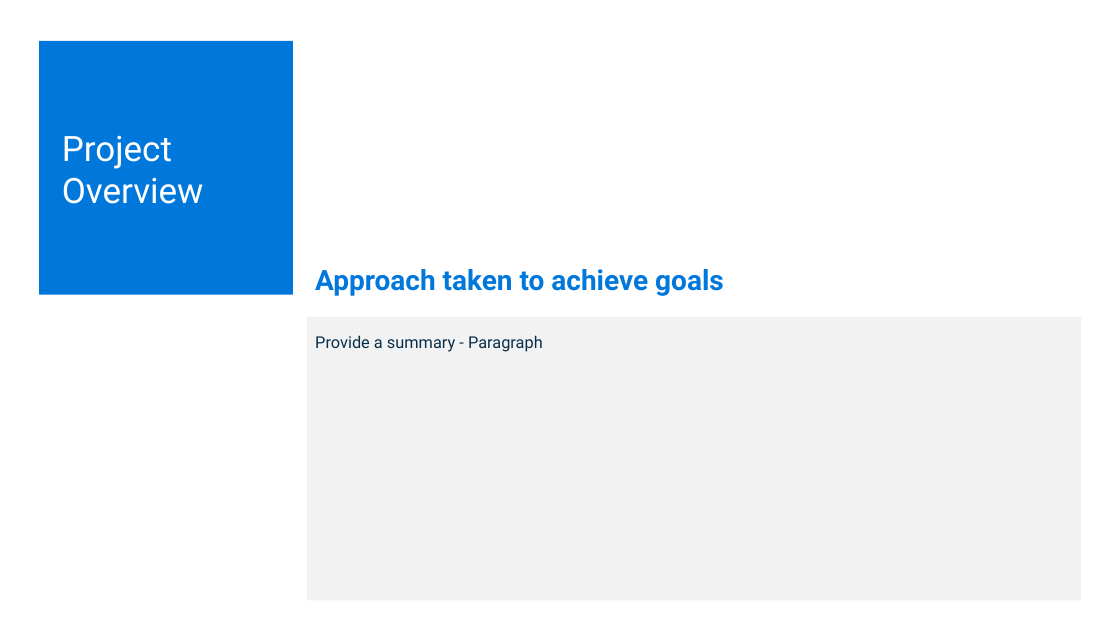
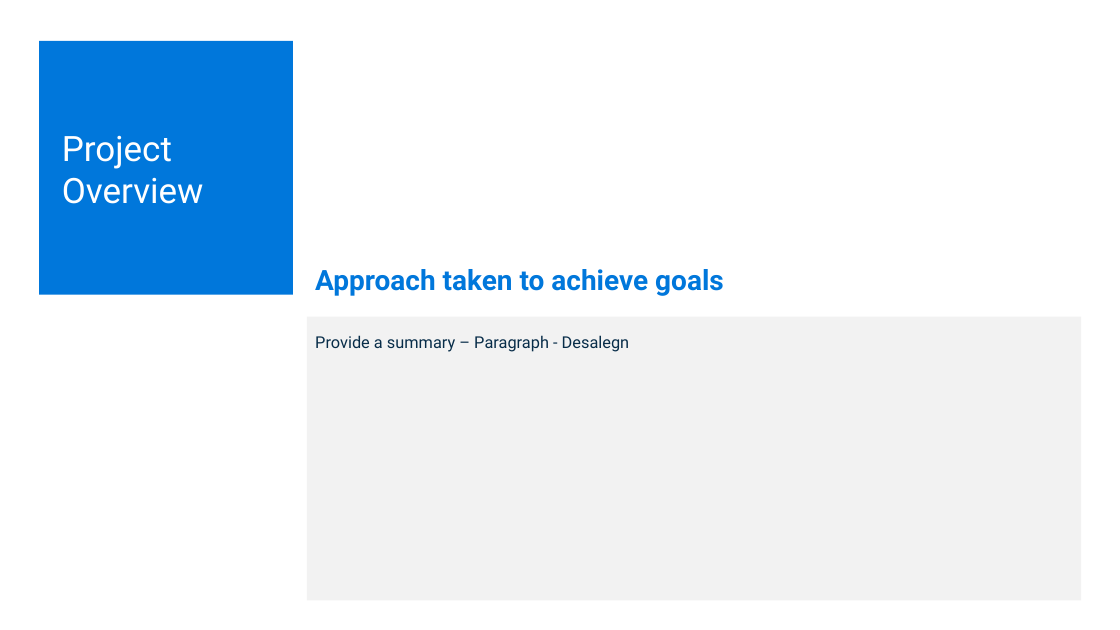
Before and after one commit to DarcyMae/Telehealth_Trends_Project, a slide deck: slide 5 of AI_Bootcamp_Project_RobertRodriguez.pptx. Drawn at 1120x630 pixels with LibreOffice and Linux fonts; fonts in the diff are those of the drawing. Boxes give left, top, right and bottom in pixels: in the first picture for what was removed or moved away, otherwise in the second. Text is boxed around its words. In the diff, an @@ line names an element or a change of style, - is before the commit and + after.

```diff
--- a/AI_Bootcamp_Project_RobertRodriguez.pptx
+++ b/AI_Bootcamp_Project_RobertRodriguez.pptx
@@ text at box(315, 335, 630, 352): text changed @@
-Provide a summary - Paragraph
+Provide a summary – Paragraph - Desalegn
```
Also in this commit, not shown: 7 other slides changed.
